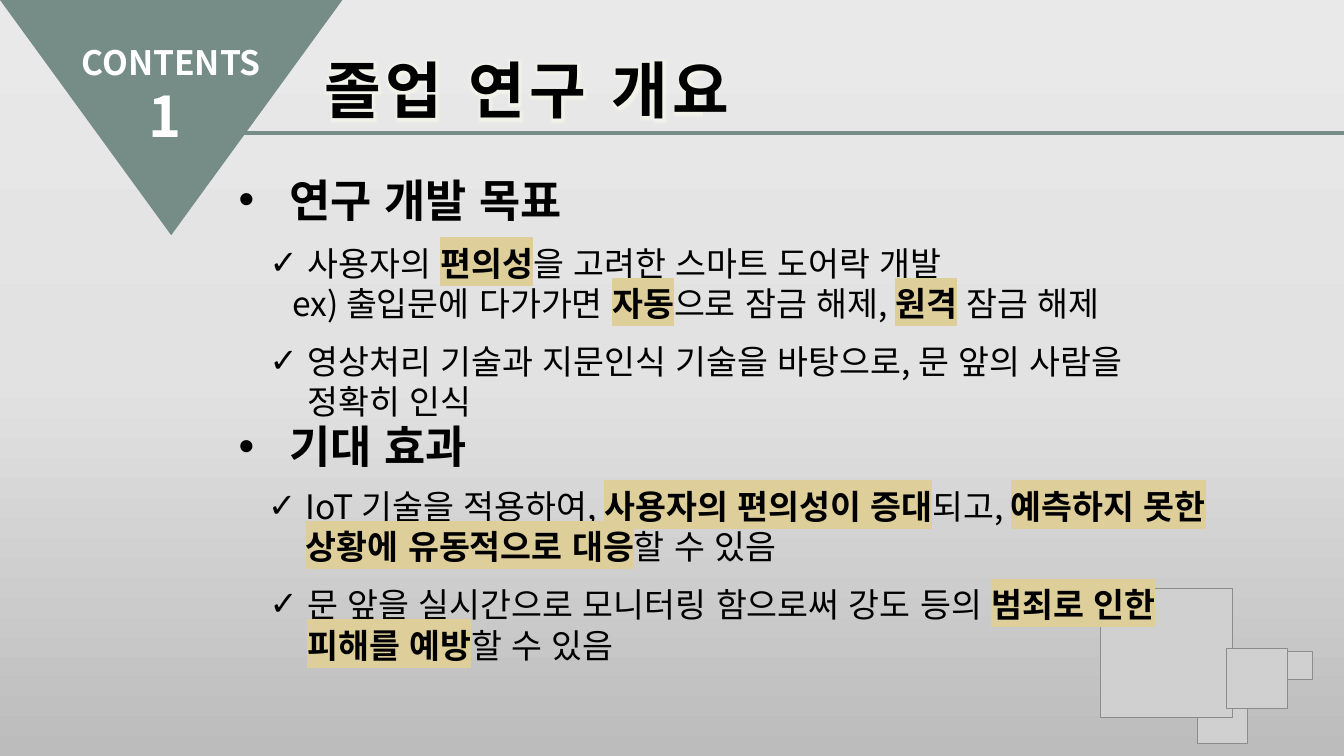
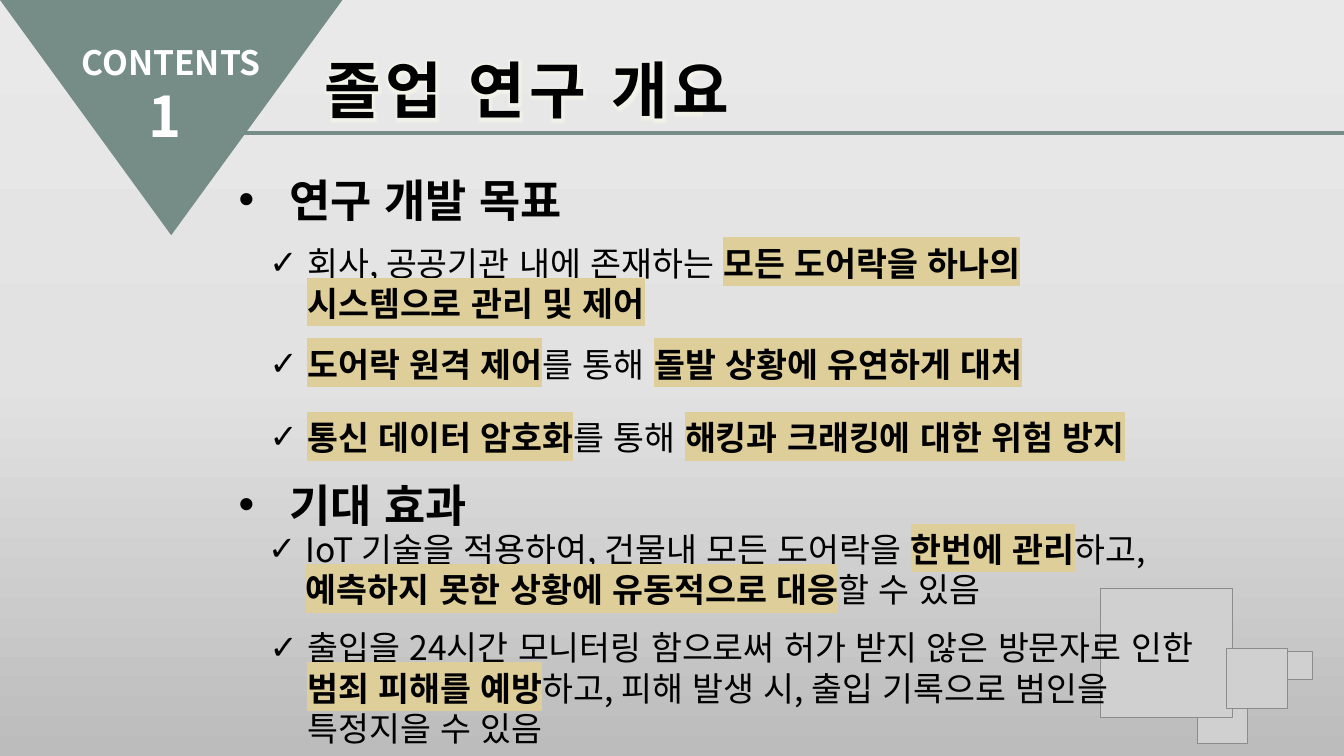
Before and after one commit to hrnoh/graduate_proj, a slide deck: slide 4 of 종합설계_제안서(2차).pptx. Drawn at 1344x756 pixels with LibreOffice and Linux fonts; fonts in the diff are those of the drawing; grey boxes stand for pictures; background and template pictures are left out. Boxes give left, top, right and bottom in pixels: in the first picture for what was removed or moved away, otherwise in the second. Text is boxed around its words. In the diff, an @@ line names an element or a change of style, - is before the commit and + after.

```diff
--- a/종합설계_제안서(2차).pptx
+++ b/종합설계_제안서(2차).pptx
@@ text at (307,241,1021,319): text changed; bold on @@
-✓ 사용자의 편의성을 고려한 스마트 도어락 개발
-ex) 출입문에 다가가면 자동으로 잠금 해제, 원격 잠금 해제
+✓ 회사, 공공기관 내에 존재하는 모든 도어락을 하나의 시스템으로 관리 및 제어
@@ text at (307,342,1023,386): text changed; bold on @@
-✓ 영상처리 기술과 지문인식 기술을 바탕으로, 문 앞의 사람을 정확히 인식
+✓ 도어락 원격 제어를 통해 돌발 상황에 유연하게 대처
@@ text added at (307,416,1125,460), 24 pt, text #000000, bold @@
+✓ 통신 데이터 암호화를 통해 해킹과 크래킹에 대한 위험 방지
@@ text "기대 효과": place and size @@
-text "기대 효과" at (289,425,466,467)
+text "기대 효과" at (289,484,466,526)
@@ text at (306,528,1146,612): text changed; bold off @@
-✓ IoT 기술을 적용하여, 사용자의 편의성이 증대되고, 예측하지 못한 상황에 유동적으로 대응할 수 있음
+✓ IoT 기술을 적용하여, 건물내 모든 도어락을 한번에 관리하고, 예측하지 못한 상황에 유동적으로 대응할 수 있음
@@ text at (307,626,1193,744): text changed @@
-✓ 문 앞을 실시간으로 모니터링 함으로써 강도 등의 범죄로 인한 피해를 예방할 수 있음
+✓ 출입을 24시간 모니터링 함으로써 허가 받지 않은 방문자로 인한 범죄 피해를 예방하고, 피해 발생 시, 출입 기록으로 범인을 특정지을 수 있음
```
Also in this commit, not shown: 7 other slides changed, 12 slides added, 3 slides removed.
